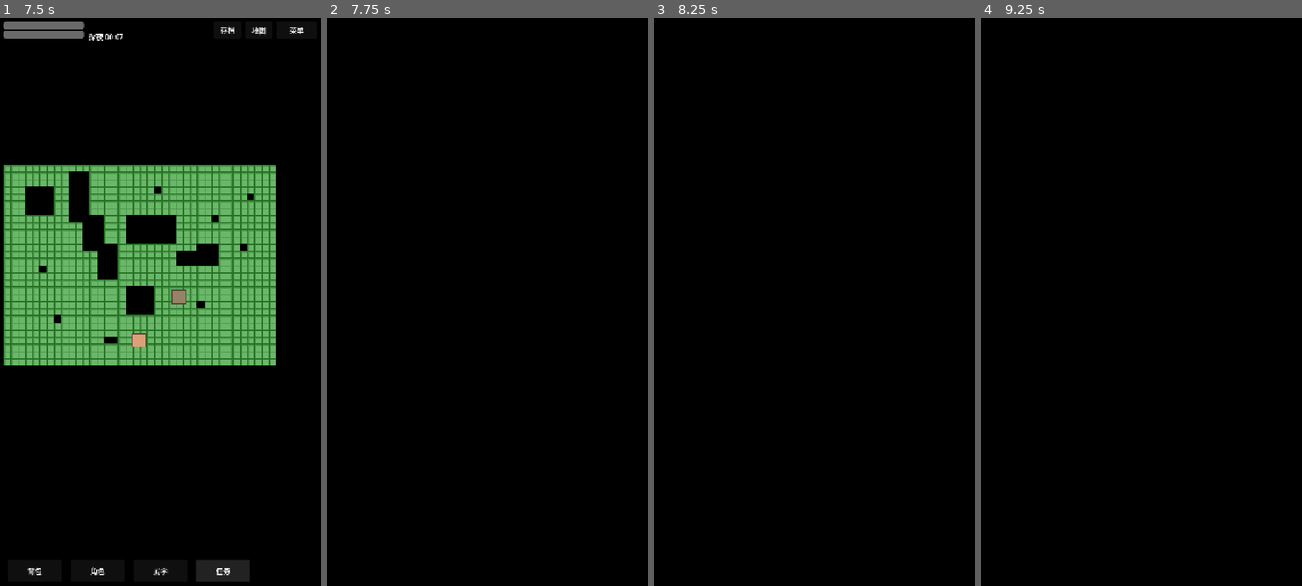
Above: before the commit, frames 1-4 (left to right).
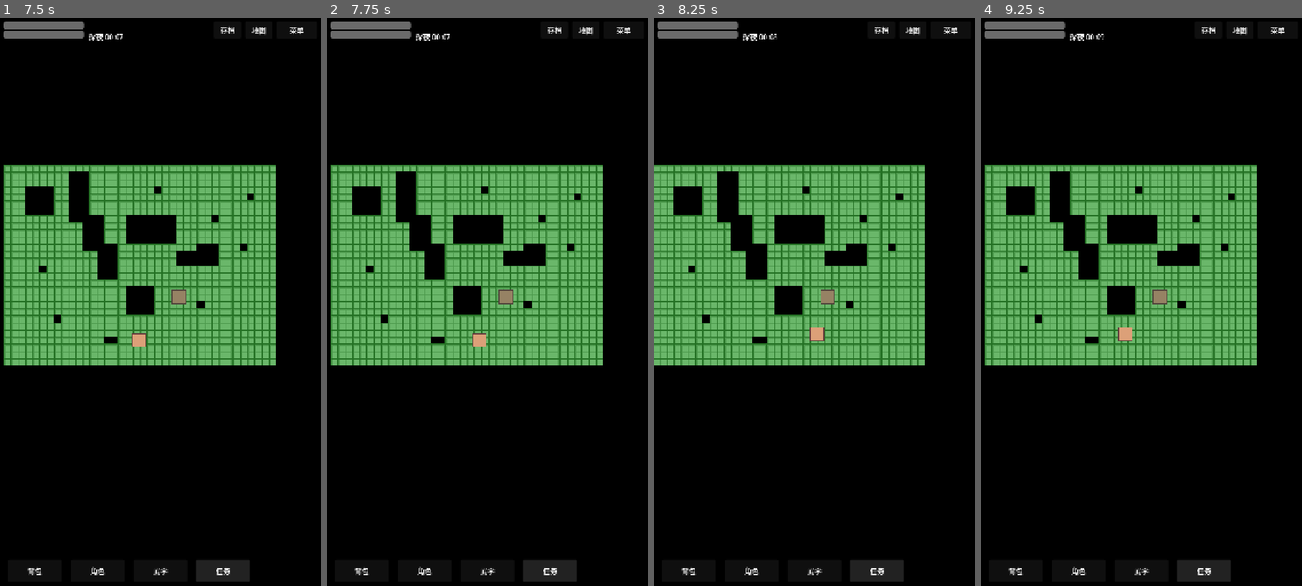
Above: after the commit, the same moments.

Repository: XinTianyu-Sky/WOTW
Game: Godot game, scene res://scenes/world/world.tscn
Two runs of this game, one before a commit and one after it. Both use one fixed random seed, a clock stepped at 60 frames per second and the inputs below. This scene is started directly instead of the project's main scene.
Inputs:
- Up to frame 1 (7.5 s): click "存档" at 0.5 s; click "地图" at 1.25 s; click "菜单" at 2 s; click "背包" at 2.75 s; click "角色" at 3.5 s; click "武学" at 4.25 s; click "任务" at 5 s; tap Enter at 5.75 s; hold D (move_right) 5.78-6.53 s; hold E (interact) 5.78-6.53 s; hold S (move_down) 6.53-7.28 s; tap Shift (sprint) at 6.6 s; tap Space at 7.25 s; hold D (move_right) from 7.28 s (still down); hold E (interact) from 7.28 s (still down)
- Up to frame 2 (7.75 s): keep holding D (move_right); keep holding E (interact)
- Up to frame 3 (8.25 s): release D (move_right) at 8.03 s; release E (interact) at 8.03 s; hold W (move_up) from 8.03 s (still down); tap Shift (sprint) at 8.1 s
- Up to frame 4 (9.25 s): release W (move_up) at 8.78 s; hold A (move_left) from 8.78 s (still down); hold E (interact) from 8.78 s (still down)

Frame 1 is identical in both runs. In frame 2, 28% of the frame differs, in the area x 1-95%, y 0-100%; in frame 3, 28%; in frame 4, 28%.

Commit message:
- 战斗场景加了深红背景 + "战斗中..." 提示，不再是全黑   - 基础攻击伤害 x2.5，战斗 ~3 回合内结束（约 4 秒）   - 遇敌率减半，冷却步数从 8 提到 20，不会走两步就进战斗
  现在走路遇敌会看到战斗过渡画面，几秒后自动返回世界。

Diff:
--- a/scenes/battle/battle.tscn
+++ b/scenes/battle/battle.tscn
@@ -10,6 +10,26 @@
 [node name="BattleUnits" type="Node2D" parent="."]
 
 [node name="BattleUI" type="CanvasLayer" parent="."]
+
+[node name="Background" type="ColorRect" parent="BattleUI"]
+layout_mode = 3
+anchors_preset = 15
+anchor_right = 1.0
+anchor_bottom = 1.0
+grow_horizontal = 2
+grow_vertical = 2
+color = Color(0.08, 0.02, 0.02, 1)
+mouse_filter = 2
+
+[node name="BattleBanner" type="Label" parent="BattleUI"]
+layout_mode = 0
+offset_left = 160.0
+offset_top = 100.0
+offset_right = 560.0
+offset_bottom = 160.0
+text = "战斗中..."
+horizontal_alignment = 1
+theme_overrides/font_sizes/font_size = 24
 
 [node name="SkillPanel" type="Panel" parent="BattleUI"]
 visible = false
@@ -29,7 +49,7 @@
 [node name="BattleLog" type="RichTextLabel" parent="BattleUI"]
 layout_mode = 0
 offset_left = 20.0
-offset_top = 20.0
+offset_top = 200.0
 offset_right = 400.0
-offset_bottom = 200.0
+offset_bottom = 600.0
 scroll_following = true
--- a/scripts/combat/battle_controller.gd
+++ b/scripts/combat/battle_controller.gd
@@ -362,7 +362,7 @@
 	return nearest
 
 func _basic_attack(attacker: BattleUnit, defender: BattleUnit) -> void:
-	var basic_technique = {"damageFormula": {"stat": "attack", "multiplier": 1.0}}
+	var basic_technique = {"damageFormula": {"stat": "attack", "multiplier": 2.5}}
 	var damage = calculate_damage(attacker, defender, basic_technique)
 	if damage > 0:
 		defender.take_damage(damage)
--- a/scripts/world/camera_controller.gd
+++ b/scripts/world/camera_controller.gd
@@ -33,9 +33,9 @@
 	_clamp_to_bounds()
 
 	# 缩放控制（PC端鼠标滚轮）
-	if Input.is_action_pressed("zoom_in") and InputMap.has_action("zoom_in"):
+	if InputMap.has_action("zoom_in") and Input.is_action_just_pressed("zoom_in"):
 		_apply_zoom(-zoom_speed)
-	if Input.is_action_pressed("zoom_out") and InputMap.has_action("zoom_out"):
+	if InputMap.has_action("zoom_out") and Input.is_action_just_pressed("zoom_out"):
 		_apply_zoom(zoom_speed)
 
 func set_target(new_target: Node2D) -> void:
--- a/scripts/world/encounter_manager.gd
+++ b/scripts/world/encounter_manager.gd
@@ -4,12 +4,12 @@
 extends Node
 
 const ENCOUNTER_RATES: Dictionary = {
-	0: 0.06,  # grass
-	1: 0.02,  # dirt
-	4: 0.10,  # tree
+	0: 0.03,  # grass
+	1: 0.01,  # dirt
+	4: 0.05,  # tree
 }
 const DEFAULT_ENCOUNTER_RATE: float = 0.0
-const MIN_STEPS_BETWEEN: int = 8
+const MIN_STEPS_BETWEEN: int = 20
 const STEP_PX: float = 16.0  # 半格瓦片 = 一次"步"
 
 var _player_ref: Node2D = null
Not shown, removed: scripts/combat/battle_controller.gd.uid
Not shown, removed: scripts/world/encounter_manager.gd.uid
